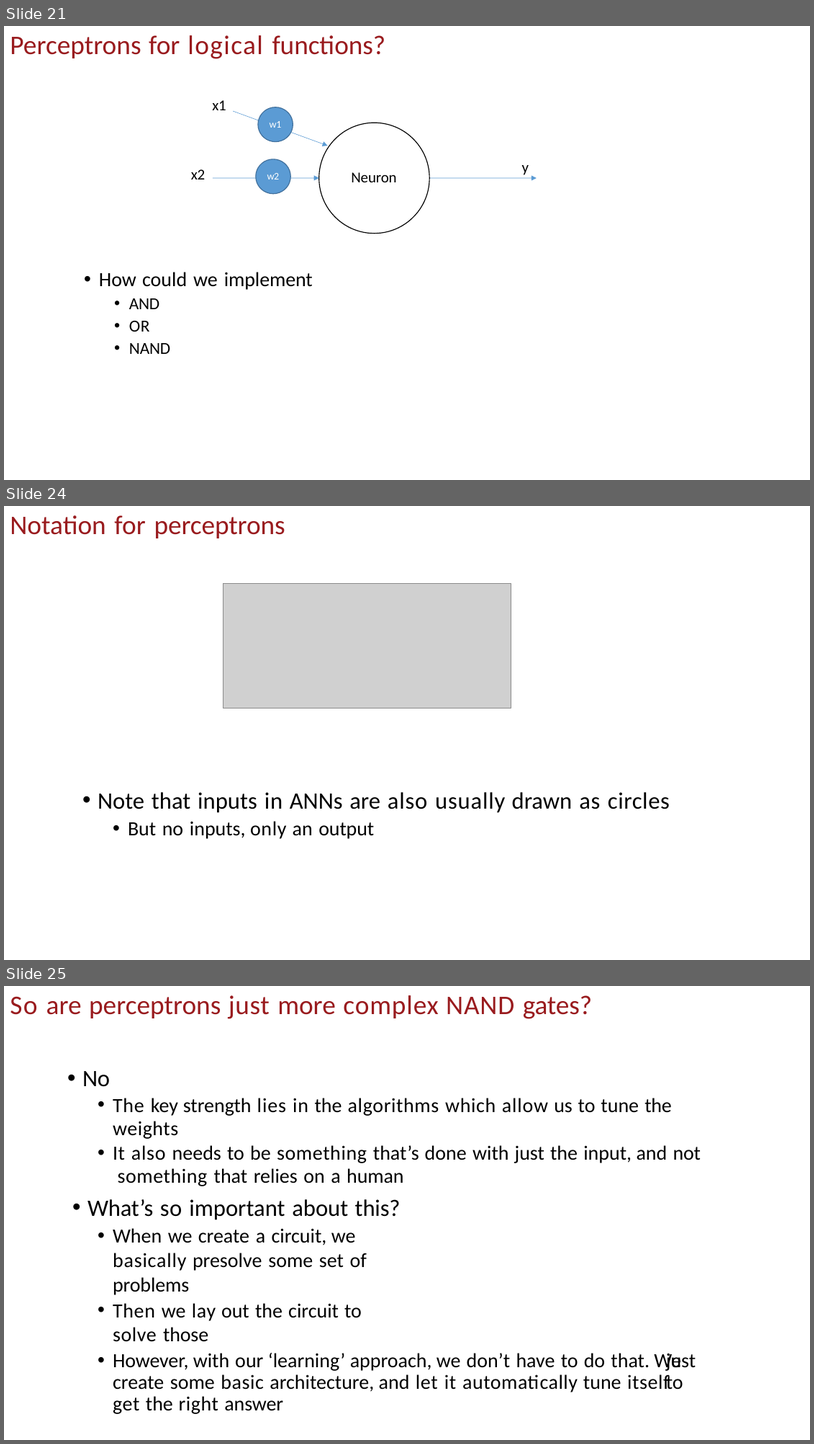
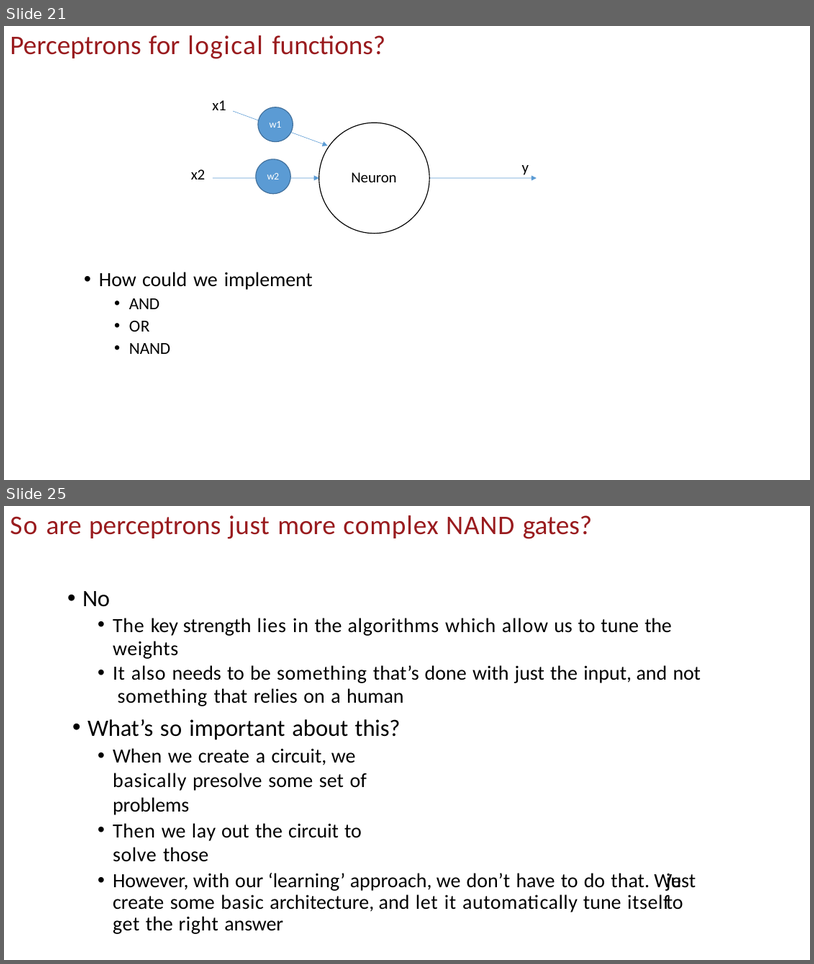
Before and after one commit to uscee105/ee105, a slide deck: assets/module-4-ml/mod-4-lecture-19-20-nn.pptx. Shown one above the other, each under a label of ours: slides 21, 24 and 25 before the commit, slides 21 and 25 after it; the slides between them are not shown. The pictures are 814x1444 and 814x964 pixels, drawn with LibreOffice and Linux fonts; fonts in the diff are those of the drawing; grey boxes stand for pictures; background and template pictures are left out. Boxes give left, top, right and bottom in pixels: in the first picture for what was removed or moved away, otherwise in the second. Text is boxed around its words. In the diff, an @@ line names an element or a change of style, - is before the commit and + after.

```diff
--- a/assets/module-4-ml/mod-4-lecture-19-20-nn.pptx
+++ b/assets/module-4-ml/mod-4-lecture-19-20-nn.pptx
@@ slide 24 removed at [4, 506, 810, 960], background #FFFFFF @@
@@ title removed at [10, 515, 286, 538] @@
-Notation for perceptrons
@@ picture removed at [223, 584, 511, 708] @@
@@ text removed at [98, 792, 670, 839] @@
-• Note that inputs in ANNs are also usually drawn as circles
-  • But no inputs, only an output
```
Also in this commit, not shown: 3 slides changed, 4 slides added, 8 other slides removed, 7 other files.
